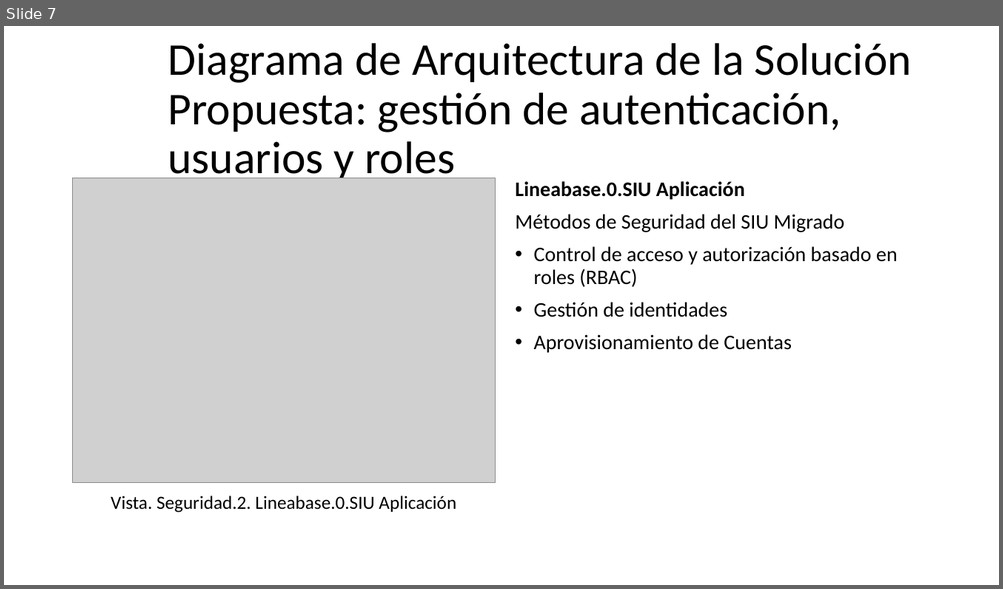
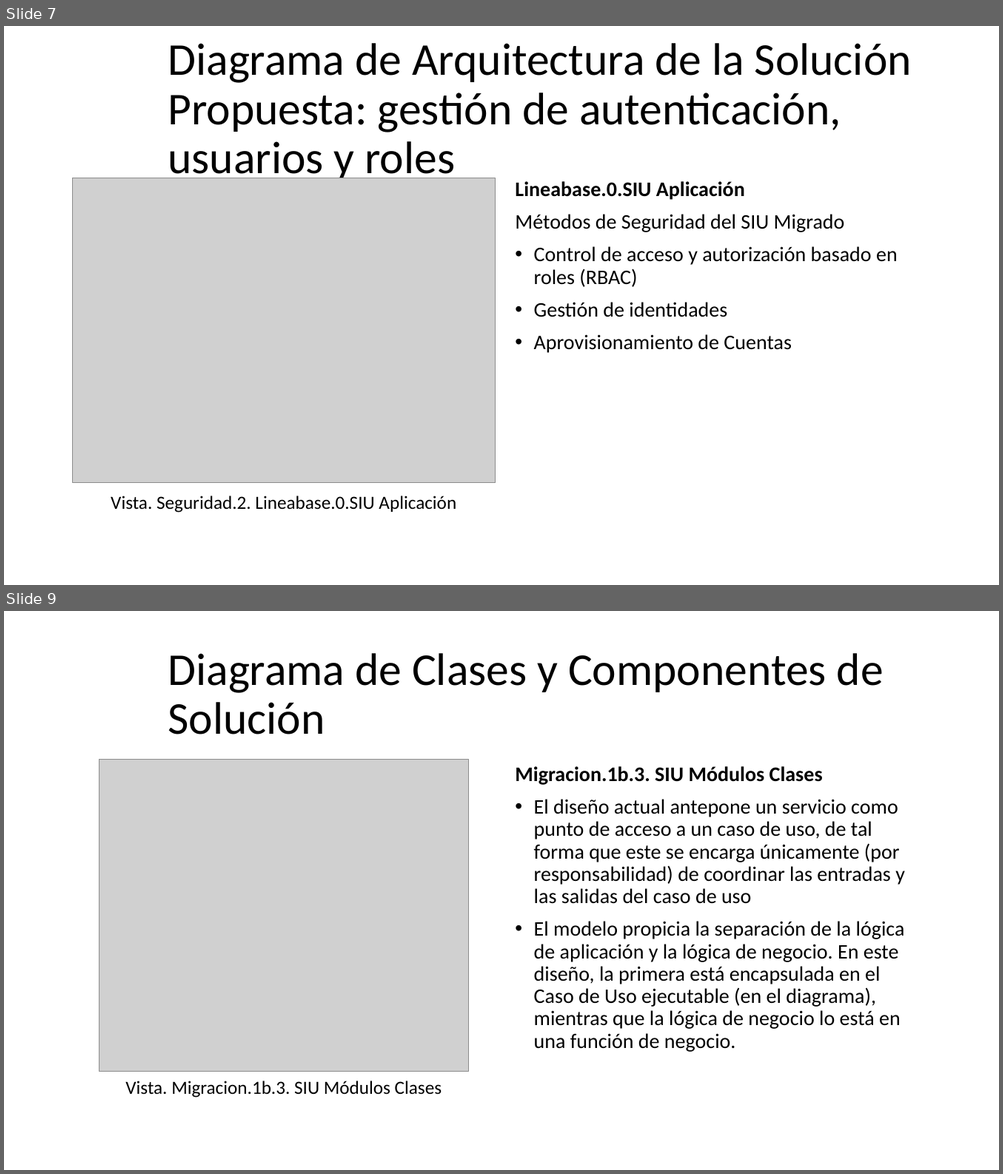
Before and after one commit to hwong23/pgn-078, a slide deck: content/pptxoutpt.pptx. Shown one above the other, each under a label of ours: slide 7 before the commit, slides 7 and 9 after it; the slides between them are not shown. The pictures are 1003x589 and 1003x1174 pixels, drawn with LibreOffice and Linux fonts; fonts in the diff are those of the drawing; grey boxes stand for pictures. Boxes give left, top, right and bottom in pixels: in the first picture for what was removed or moved away, otherwise in the second. Text is boxed around its words. In the diff, an @@ line names an element or a change of style, - is before the commit and + after.

```diff
--- a/content/pptxoutpt.pptx
+++ b/content/pptxoutpt.pptx
@@ slide 9 added at (4, 611, 999, 1170), background #FFFFFF @@
@@ title added at (168, 653, 883, 735), 44 pt, text #000000 @@
+Diagrama de Clases y Componentes de Solución
@@ picture added at (99, 760, 468, 1072) @@
@@ text added at (515, 766, 905, 1052), 20 pt, text #000000 @@
+Migracion.1b.3. SIU Módulos Clases
+• El diseño actual antepone un servicio como punto de acceso a un caso de uso, de tal forma que este se encarga únicamente (por responsabilidad) de coordinar las entradas y las salidas del caso de uso
+• El modelo propicia la separación de la lógica de aplicación y la lógica de negocio. En este diseño, la primera está encapsulada en el Caso de Uso ejecutable (en el diagrama), mientras que la lógica de negocio lo está en una función de negocio.
@@ text added at (125, 1081, 441, 1098), 18 pt, text #000000 @@
+Vista. Migracion.1b.3. SIU Módulos Clases
```
Also in this commit, not shown: 1 slide changed, 2 other slides added, 1 slide removed, 4 other files.
